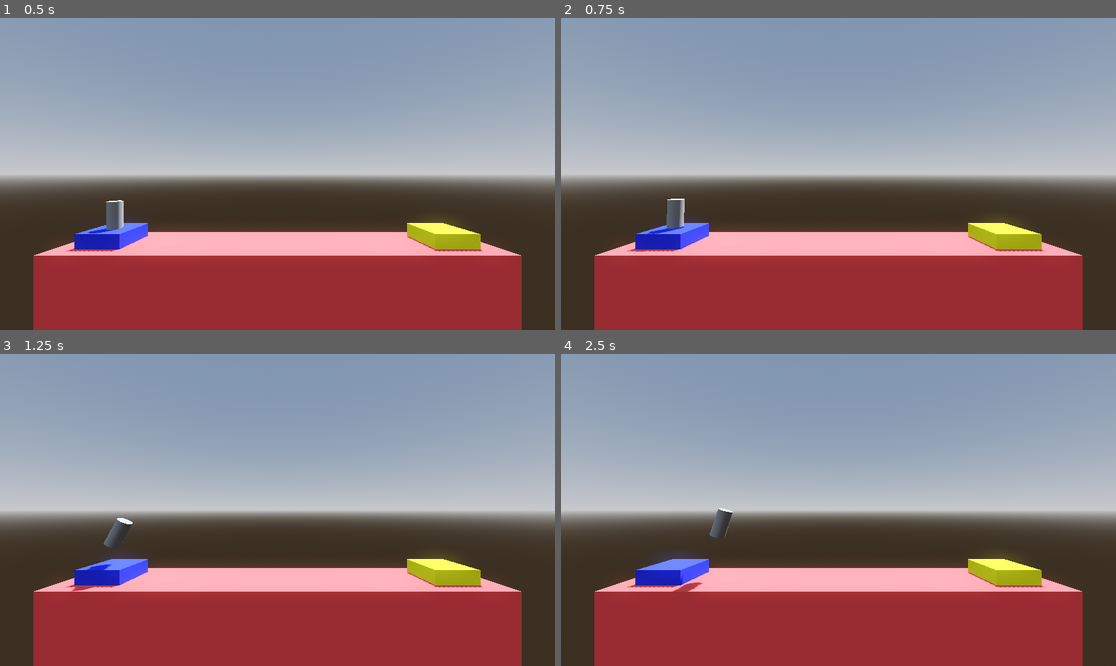
Above: before the commit, frames 1-4 (two rows, left to right).
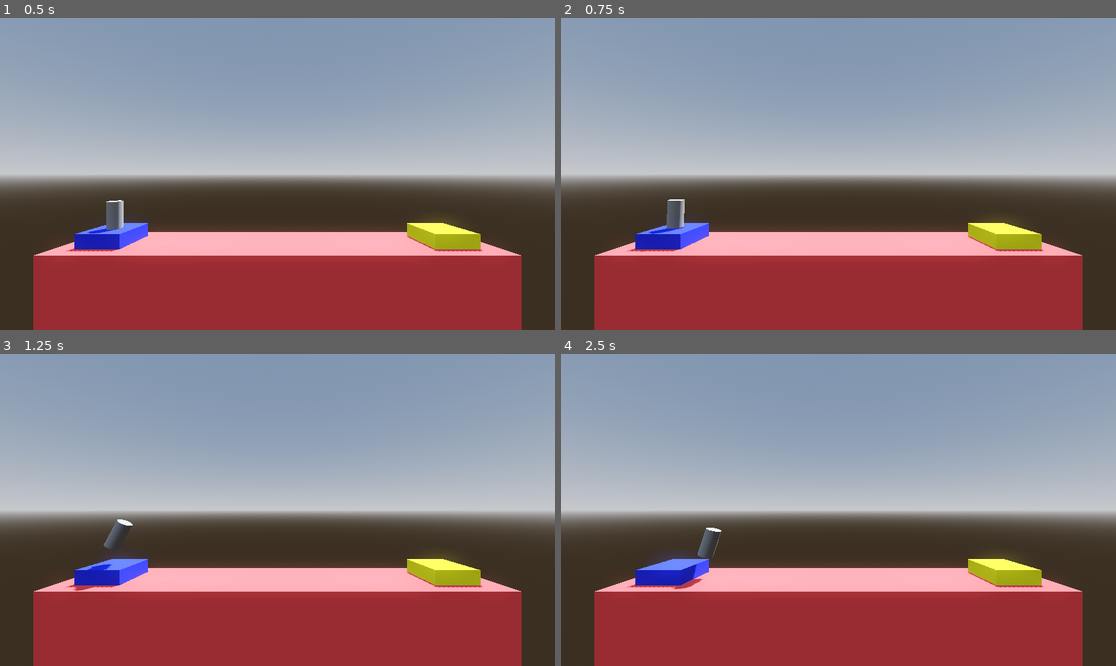
Above: after the commit, the same moments.

Repository: Durb0/GameDev_tuto_Godot_3D
Game: Godot game, scene res://Level/level.tscn
The game is run twice, just before and just after one commit, with the same random seed, the same clock (stepped at 60 frames per second) and the same inputs.
Inputs:
- Up to frame 1 (0.5 s): no input
- Up to frame 2 (0.75 s): tap Enter (ui_accept) at 0.5 s; hold Right (ui_right) from 0.53 s (still down); hold Space (boost, bound only after the commit) from 0.53 s (still down)
- Up to frame 3 (1.25 s): keep holding Right (ui_right); keep holding Space (boost, bound only after the commit); tap Enter (ui_accept) at 0.77, 0.8, 1.07 s
- Up to frame 4 (2.5 s): release Right (ui_right) at 1.28 s; release Space (boost, bound only after the commit) at 1.28 s; hold Left (ui_left) 1.28-2.03 s; tap Enter (ui_accept) at 1.35, 1.52, 1.82, 2.3 s; tap Space (boost, bound only after the commit) at 1.55 s; hold Right (ui_right) from 2.03 s (still down); hold Space (boost, bound only after the commit) from 2.03 s (still down)

Frame 1 is identical in both runs. In frame 2, less than 0.1% of the frame differs, in the area x 13-23%, y 57-76%; in frame 3, less than 0.1%; in frame 4, 0.6%, in the area x 20-32%, y 49-77%.

Commit message:
2.8 The Input Map

Diff:
--- a/project-boost/project.godot
+++ b/project-boost/project.godot
@@ -14,3 +14,24 @@
 run/main_scene="res://Level/level.tscn"
 config/features=PackedStringArray("4.3", "Forward Plus")
 config/icon="res://icon.svg"
+
+[input]
+
+boost={
+"deadzone": 0.5,
+"events": [Object(InputEventKey,"resource_local_to_scene":false,"resource_name":"","device":-1,"window_id":0,"alt_pressed":false,"shift_pressed":false,"ctrl_pressed":false,"meta_pressed":false,"pressed":false,"keycode":0,"physical_keycode":32,"key_label":0,"unicode":32,"location":0,"echo":false,"script":null)
+, Object(InputEventKey,"resource_local_to_scene":false,"resource_name":"","device":-1,"window_id":0,"alt_pressed":false,"shift_pressed":false,"ctrl_pressed":false,"meta_pressed":false,"pressed":false,"keycode":0,"physical_keycode":87,"key_label":0,"unicode":122,"location":0,"echo":false,"script":null)
+]
+}
+torque_left={
+"deadzone": 0.5,
+"events": [Object(InputEventKey,"resource_local_to_scene":false,"resource_name":"","device":-1,"window_id":0,"alt_pressed":false,"shift_pressed":false,"ctrl_pressed":false,"meta_pressed":false,"pressed":false,"keycode":0,"physical_keycode":4194319,"key_label":0,"unicode":0,"location":0,"echo":false,"script":null)
+, Object(InputEventKey,"resource_local_to_scene":false,"resource_name":"","device":-1,"window_id":0,"alt_pressed":false,"shift_pressed":false,"ctrl_pressed":false,"meta_pressed":false,"pressed":false,"keycode":0,"physical_keycode":65,"key_label":0,"unicode":113,"location":0,"echo":false,"script":null)
+]
+}
+torque_right={
+"deadzone": 0.5,
+"events": [Object(InputEventKey,"resource_local_to_scene":false,"resource_name":"","device":-1,"window_id":0,"alt_pressed":false,"shift_pressed":false,"ctrl_pressed":false,"meta_pressed":false,"pressed":false,"keycode":0,"physical_keycode":4194321,"key_label":0,"unicode":0,"location":0,"echo":false,"script":null)
+, Object(InputEventKey,"resource_local_to_scene":false,"resource_name":"","device":-1,"window_id":0,"alt_pressed":false,"shift_pressed":false,"ctrl_pressed":false,"meta_pressed":false,"pressed":false,"keycode":0,"physical_keycode":68,"key_label":0,"unicode":100,"location":0,"echo":false,"script":null)
+]
+}
--- a/project-boost/scripts/player.gd
+++ b/project-boost/scripts/player.gd
@@ -2,11 +2,11 @@
 
 # Called every frame. 'delta' is the elapsed time since the previous frame.
 func _process(delta: float) -> void:
-	if Input.is_action_pressed("ui_accept"):
+	if Input.is_action_pressed("boost"):
 		apply_central_force(basis.y * delta * 1000)
 
-	if Input.is_action_pressed("ui_left"):
+	if Input.is_action_pressed("torque_left"):
 		apply_torque(Vector3.MODEL_FRONT * 100 * delta)
 
-	if Input.is_action_pressed("ui_right"):
+	if Input.is_action_pressed("torque_right"):
 		apply_torque(Vector3.MODEL_REAR * 100 * delta)
